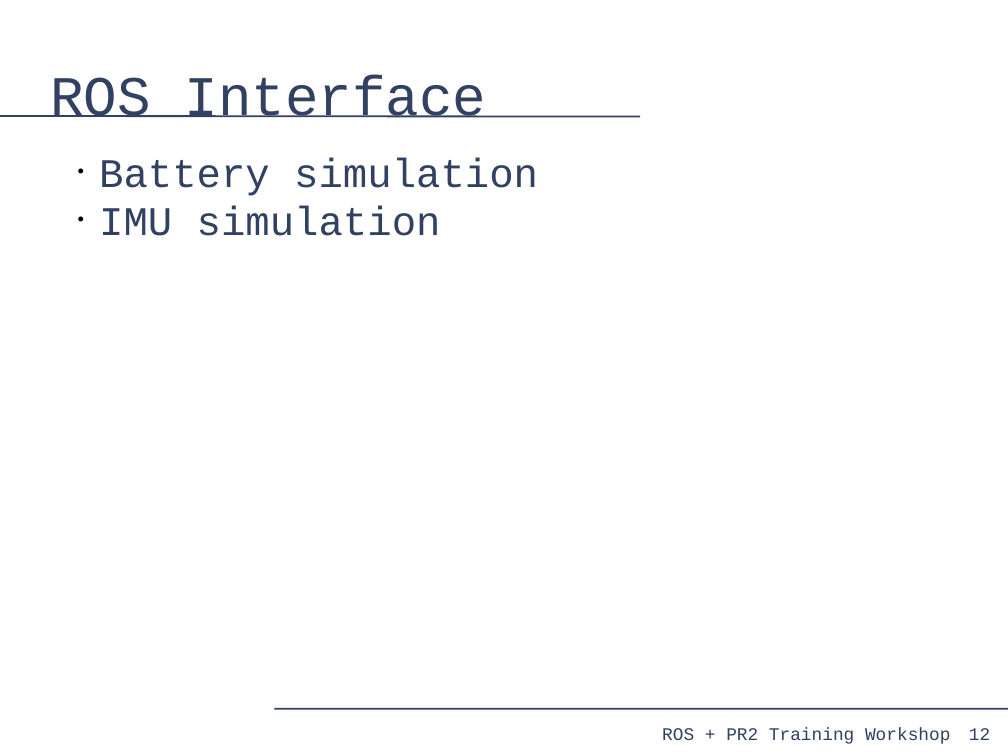
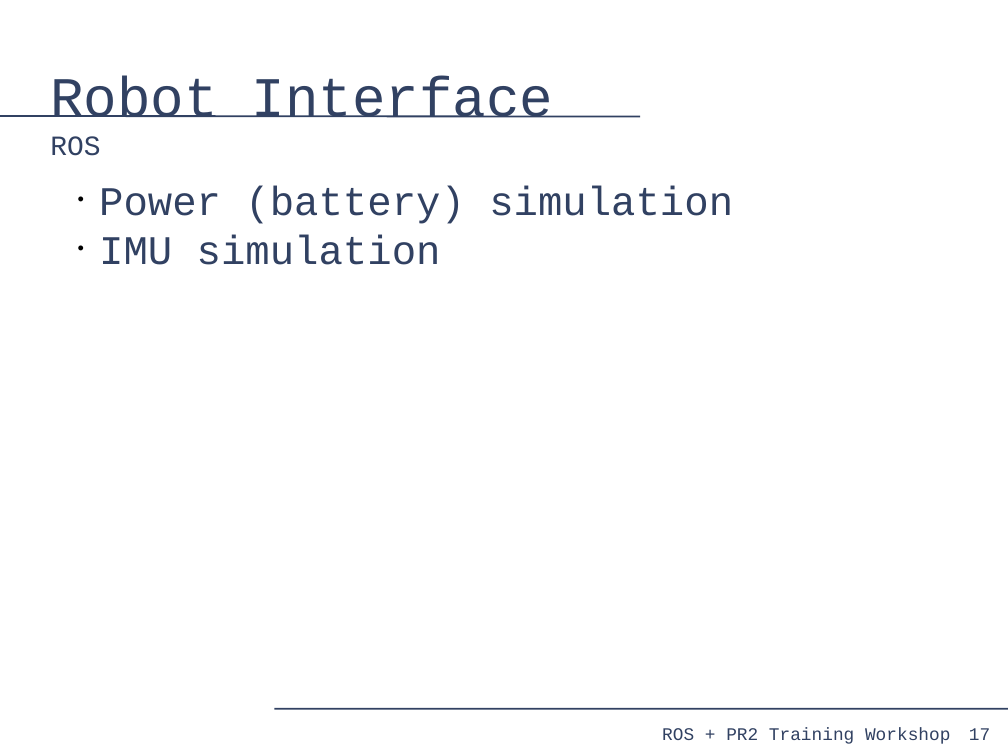
Before and after one commit to PR2/pr2_docs, a slide deck: slide 17 of pr2_training_workshop/simulation/simulation_training_workshop.odp (slide 12 before the commit). Drawn at 1008x756 pixels with LibreOffice and Linux fonts; fonts in the diff are those of the drawing. Boxes give left, top, right and bottom in pixels: in the first picture for what was removed or moved away, otherwise in the second. Text is boxed around its words. In the diff, an @@ line names an element or a change of style, - is before the commit and + after.

```diff
--- a/pr2_training_workshop/simulation/simulation_training_workshop.odp
+++ b/pr2_training_workshop/simulation/simulation_training_workshop.odp
@@ title at (50, 76, 554, 156): text changed @@
-ROS Interface
+Robot Interface
+ROS
@@ text "Power (battery) simulation": place and size @@
-text "Power (battery) simulation" at (99, 157, 538, 236)
+text "Power (battery) simulation" at (99, 186, 733, 265)
@@ text at (99, 186, 733, 224): text changed @@
-• Battery simulation
+• Power (battery) simulation
@@ page number at (969, 728, 990, 740): text changed @@
-12
+17
```
Also in this commit, not shown: 8 other slides changed, 8 slides added, 5 slides removed.
